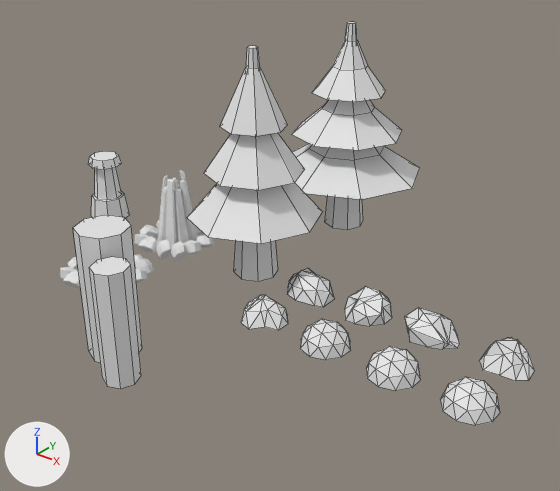
The Blender file Artwork/Asset-kit.blend as it was, and as the next commit left it.
One viewpoint serves both versions: a 50 mm lens placed at (20.3, -23.6, 16.3), pointed at (1.9, -0.6, 2.1). Lighting does not change. The marker at lower left points along +X, +Y and +Z. Mesh edges are drawn as thin lines on the coarser meshes.

Names of what the first picture shows: 'Ёлка1', 'Ёлка2', 'Икосфера.005', 'Икосфера.006', 'Икосфера.007', 'Окружность', 'Окружность.004', 'Пьедестал', 'Сугроб04', 'Сугроб1', 'Сугроб2', 'Сугроб3'.
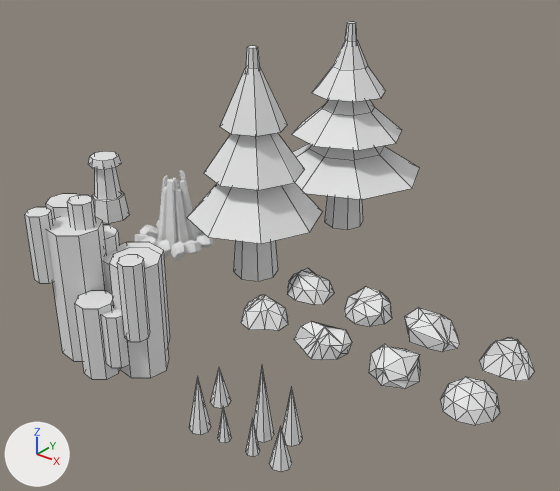
Where the change shows, as pixel boxes (x1, y1, x2, y2) in the pictures (560 x 491 px):
```json
{"object": "Глыба", "change": "added", "after": [25, 194, 170, 379]}
{"object": "Окружность.004", "change": "deleted", "before": [73, 215, 142, 389]}
{"object": "Сасульки", "change": "added", "after": [190, 366, 303, 472]}
{"object": "Икосфера.006", "change": "reshaped", "before": [366, 346, 421, 391], "after": [369, 344, 420, 389], "on screen": "7% narrower"}
{"object": "Икосфера.005", "change": "reshaped", "before": [300, 319, 351, 360], "after": [294, 321, 352, 360], "on screen": "13% wider"}
```

The change, as JSON lines over the scene's bpy script:
```json
{"block": "me_икосфера_006", "where": "# used by ob_икосфера_005; location = (6.0, -3.0, 0.0)"}
{"op": "remove", "block": "me_икосфера_006", "code": "me_икосфера_006.from_pydata(...)  # 26 vertices, 40 faces; spans x -0.95..0.95, y -1.0..1.0, z 0.0..1.0"}
{"op": "add", "block": "me_икосфера_006", "code": "me_икосфера_006.from_pydata(...)  # 26 vertices, 40 faces; spans x -1.24..1.11, y -1.07..0.76, z -0.01..0.94"}
{"block": "me_икосфера_006", "change": "me_икосфера_006 part 1: 26 of 26 vertices moved; they spanned x -0.95..0.95, y -1.0..1.0, z 0.0..1.0 and now span x -1.24..1.11, y -1.07..0.76, z -0.01..0.94; mean shift (0.13, -0.26, 0.02); largest move (-0.72, 0.53, 0.45) -> (-0.88, -0.42, 0.73)"}
{"block": "me_икосфера_007", "where": "# used by ob_икосфера_006; location = (9.0, -3.0, 0.0)"}
{"op": "remove", "block": "me_икосфера_007", "code": "me_икосфера_007.from_pydata(...)  # 26 vertices, 40 faces; spans x -0.95..0.95, y -1.0..1.0, z 0.0..1.0"}
{"op": "add", "block": "me_икосфера_007", "code": "me_икосфера_007.from_pydata(...)  # 26 vertices, 40 faces; spans x -0.97..0.96, y -0.89..1.01, z -0.01..1.13"}
{"block": "me_икосфера_007", "change": "me_икосфера_007 part 2: 26 of 26 vertices moved; they spanned x -0.95..0.95, y -1.0..1.0, z 0.0..1.0 and now span x -0.97..0.96, y -0.89..1.01, z -0.01..1.13; mean shift (0.01, -0.01, 0.0); largest move (0.53, 0.0, 0.85) -> (0.83, -0.51, 0.54)"}
{"op": "add", "block": "me_окружность_012", "code": ["me_окружность_012 = bpy.data.meshes.new('Окружность.012')", "me_окружность_012.from_pydata(...)  # 63 vertices, 56 faces; spans x -2.05..2.19, y -1.51..0.62, z 0.0..2.72"]}
{"op": "add", "block": "me_окружность_011_1", "code": ["me_окружность_011_1 = bpy.data.meshes.new('Окружность.011')", "me_окружность_011_1.from_pydata(...)  # 176 vertices, 102 faces; spans x -2.8..2.58, y -1.79..1.96, z 0.0..6.06"]}
{"op": "remove", "block": "ob_окружность_004", "code": ["ob_окружность_004 = bpy.data.objects.new('Окружность.004', me_окружность_011)", "ob_окружность_004.location = (0.0, -8.21, 0.0)"]}
{"op": "add", "block": "ob_сасульки", "code": ["ob_сасульки = bpy.data.objects.new('Сасульки', me_окружность_012)", "ob_сасульки.location = (6.95, -8.34, 0.0)"]}
{"op": "add", "block": "ob_глыба", "code": ["ob_глыба = bpy.data.objects.new('Глыба', me_окружность_011_1)", "ob_глыба.location = (0.0, -8.21, 0.0)"]}
```
